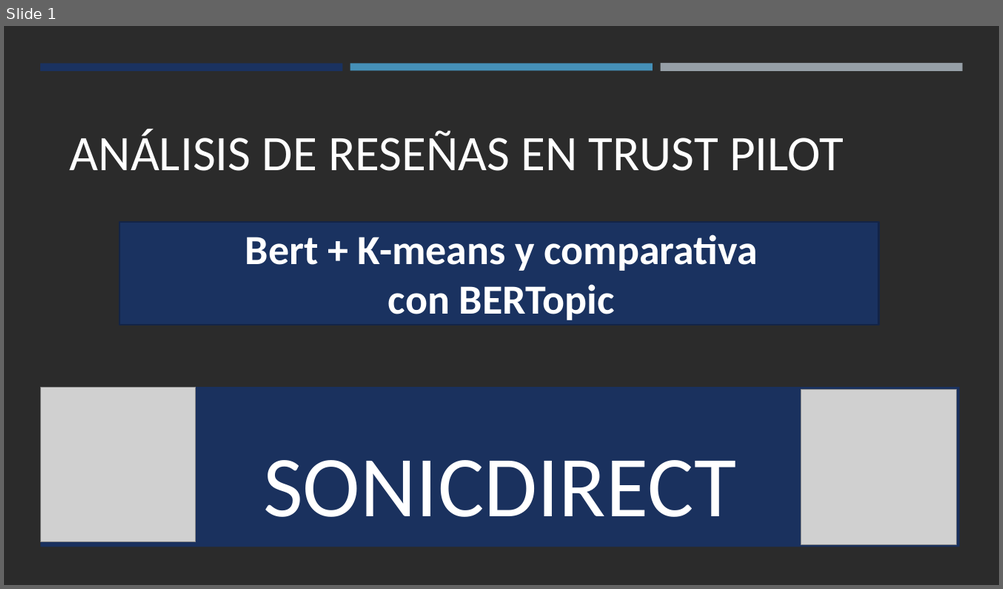
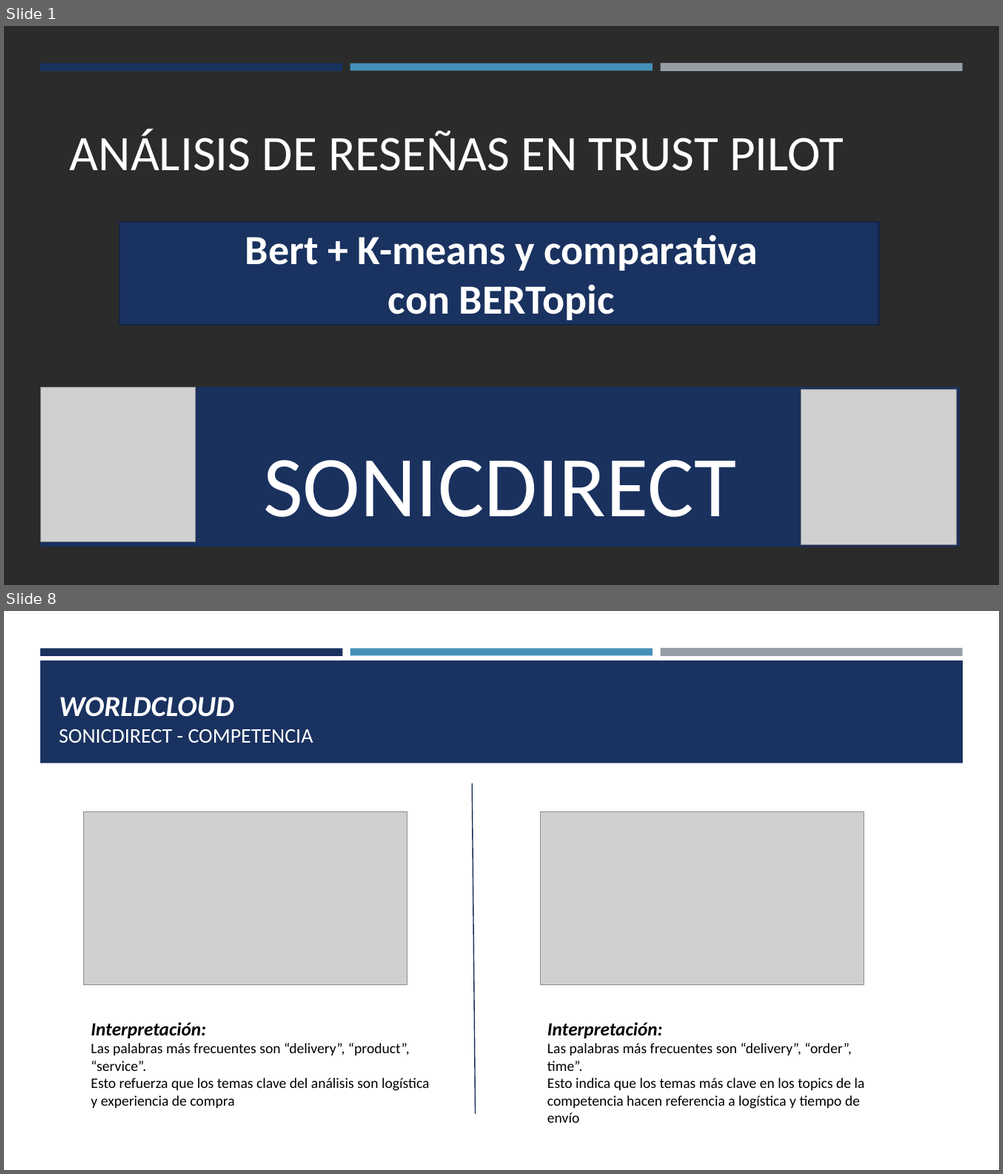
Before and after one commit to OscarFdz24/Proyecto_DeepLearning_NLP_Oscar_Fernandez, a slide deck: Análisis de reseñas en Trust Pilot.pptx. Shown one above the other, each under a label of ours: slide 1 before the commit, slides 1 and 8 after it; the slides between them are not shown. The pictures are 1003x589 and 1003x1174 pixels, drawn with LibreOffice and Linux fonts; fonts in the diff are those of the drawing; grey boxes stand for pictures; background and template pictures are left out; a plain dark background stands for a picture behind light text. Boxes give left, top, right and bottom in pixels: in the first picture for what was removed or moved away, otherwise in the second. Text is boxed around its words. In the diff, an @@ line names an element or a change of style, - is before the commit and + after.

```diff
--- a/Análisis de reseñas en Trust Pilot.pptx
+++ b/Análisis de reseñas en Trust Pilot.pptx
@@ slide 8 added at bbox=[4, 611, 999, 1170], background #FFFFFF @@
@@ rectangle added at bbox=[40, 648, 343, 655], fill #1A3260 @@
@@ rectangle added at bbox=[350, 648, 652, 655], fill #4590B8 @@
@@ rectangle added at bbox=[660, 648, 962, 657], fill #969FA7 @@
@@ rectangle added at bbox=[40, 661, 963, 763], fill #1A3260 @@
@@ title added at bbox=[59, 697, 313, 743], 20 pt, text #FFFFFF @@
+WORLDCLOUD
+SONICDIRECT - COMPETENCIA
@@ line added from (472, 784) to (475, 1114), #172D56 1 pt @@
@@ picture added at bbox=[84, 812, 407, 985] @@
@@ picture added at bbox=[540, 812, 864, 985] @@
@@ text added at bbox=[91, 1022, 430, 1108], 14 pt, text #000000 @@
+Interpretación:
+Las palabras más frecuentes son “delivery”, “product”, “service”.
+Esto refuerza que los temas clave del análisis son logística y experiencia de compra
@@ text added at bbox=[547, 1022, 865, 1123], 14 pt, text #000000 @@
+Interpretación:
+Las palabras más frecuentes son “delivery”, “order”, time”.
+Esto indica que los temas más clave en los topics de la competencia hacen referencia a logística y tiempo de envío
```
Also in this commit, not shown: 3 slides changed, 6 other slides added, 4 slides removed, 3 other files.
